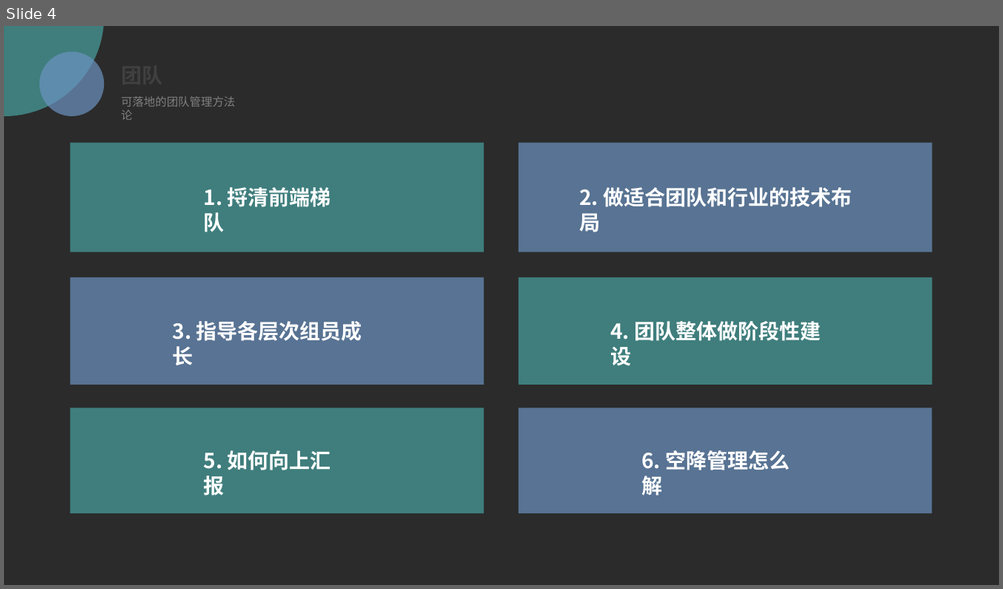
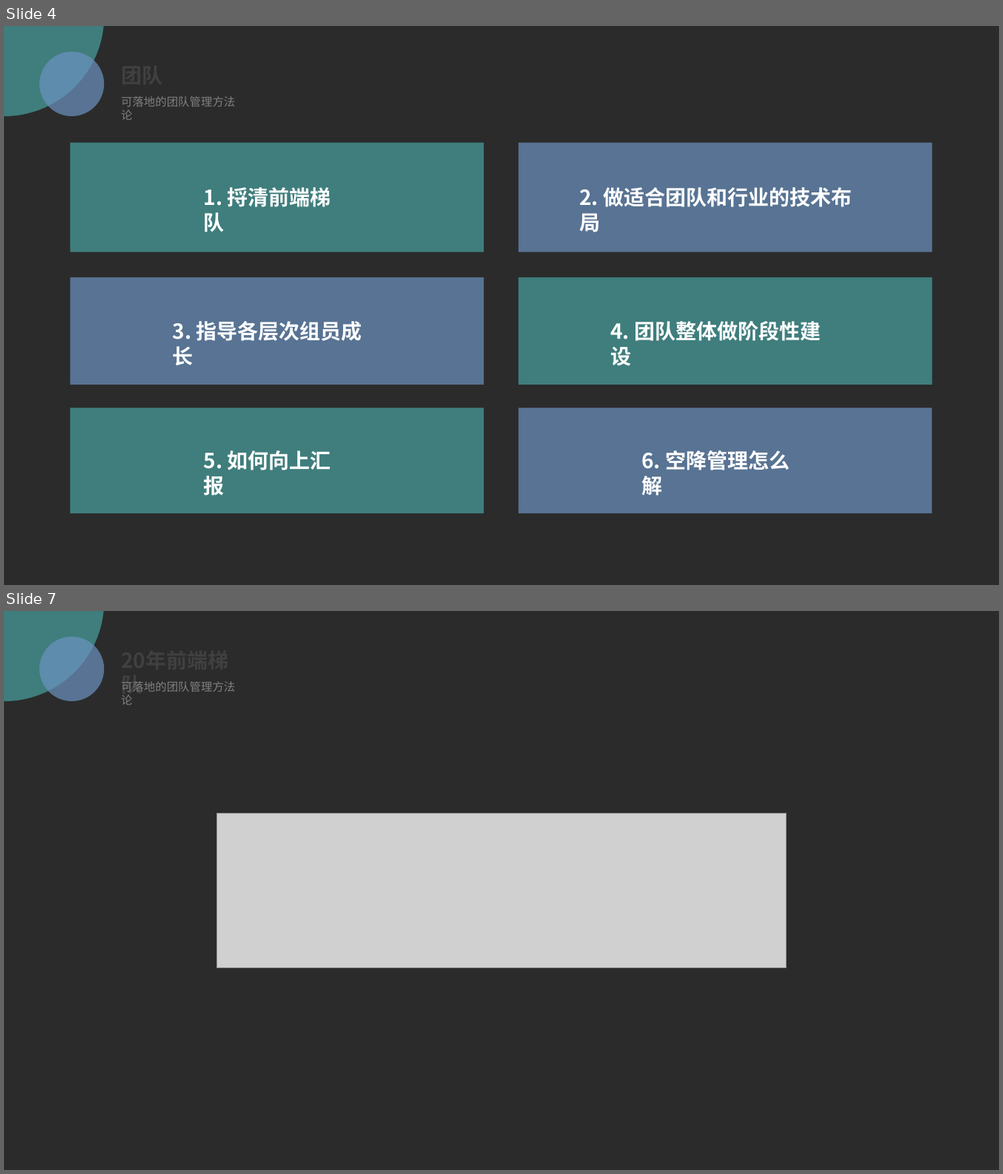
Before and after one commit to qsjdhm/document, a slide deck: 第一期：能落地的前端团队管理经验.pptx. Shown one above the other, each under a label of ours: slide 4 before the commit, slides 4 and 7 after it; the slides between them are not shown. The pictures are 1003x589 and 1003x1174 pixels, drawn with LibreOffice and Linux fonts; fonts in the diff are those of the drawing; grey boxes stand for pictures; background and template pictures are left out; a plain dark background stands for a picture behind light text. Boxes give left, top, right and bottom in pixels: in the first picture for what was removed or moved away, otherwise in the second. Text is boxed around its words. In the diff, an @@ line names an element or a change of style, - is before the commit and + after.

```diff
--- a/第一期：能落地的前端团队管理经验.pptx
+++ b/第一期：能落地的前端团队管理经验.pptx
@@ slide 7 added at box(4, 611, 999, 1170), background picture (left out) @@
@@ ellipse added at box(4, 611, 104, 701), fill #48A2A0 at 70% opacity @@
@@ ellipse added at box(39, 636, 104, 701), fill #6C92C0 at 70% opacity @@
@@ text added at box(114, 644, 256, 677), 20 pt, text #404040, bold @@
+20年前端梯队
@@ text added at box(121, 681, 235, 705), 11 pt, text #808080 @@
+可落地的团队管理方法论
@@ picture added at box(216, 813, 787, 968) @@
```
Also in this commit, not shown: 2 slides changed, 2 other files.
